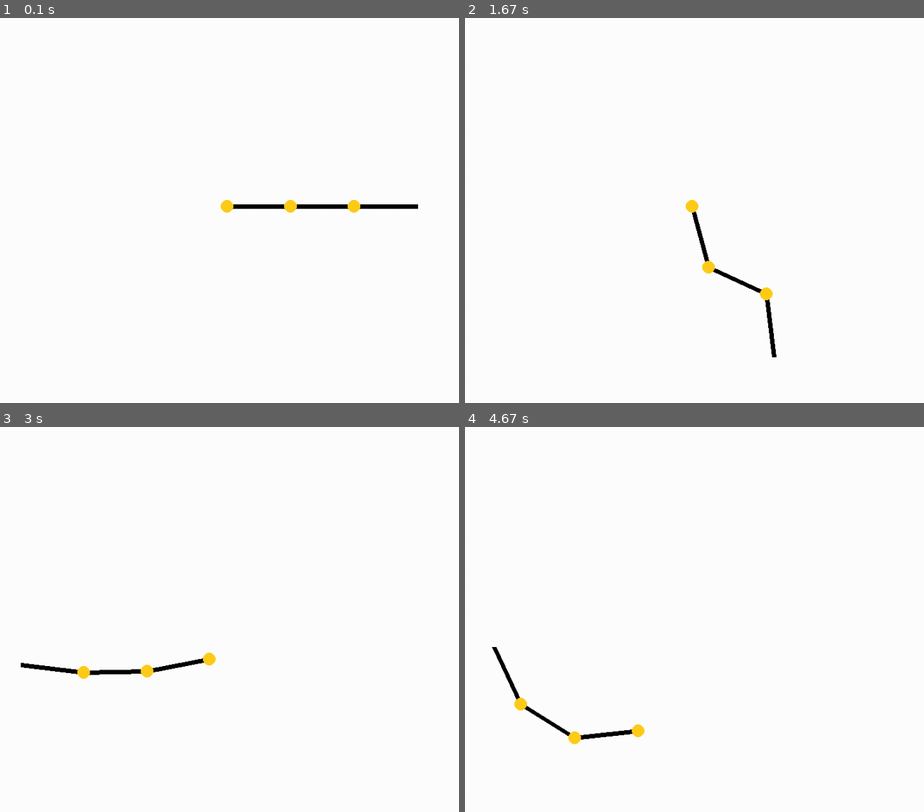
Above: before the commit, frames 1-4 (two rows, left to right).
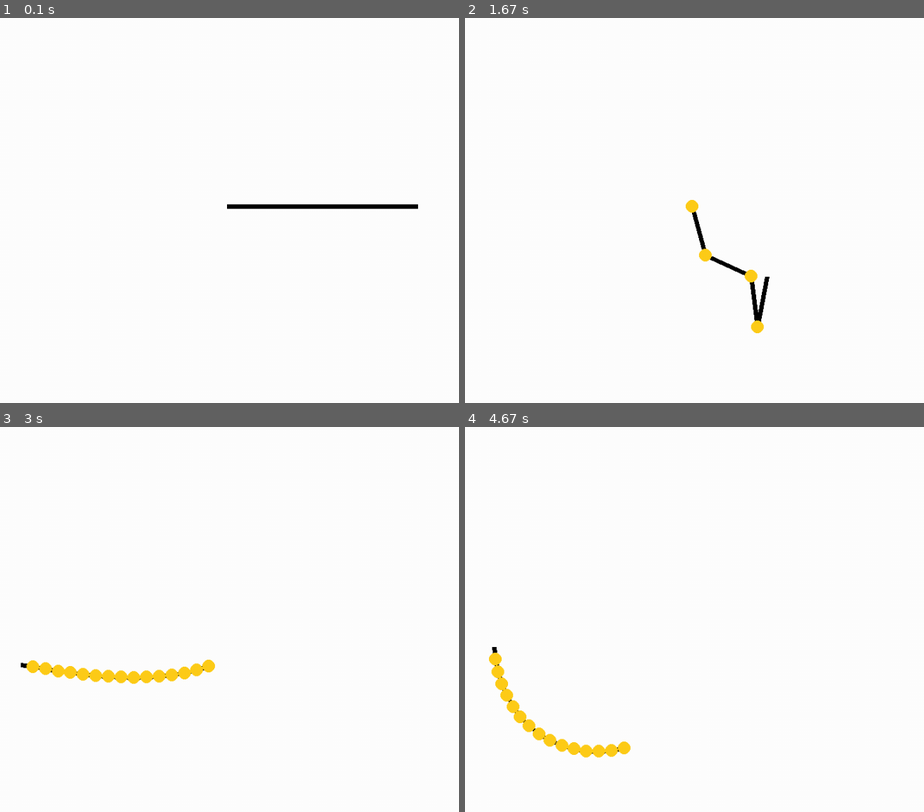
Above: after the commit, the same moments.

Repository: Josephbakulikira/Kinematics-FK-IK-pygame
Game: pygame game, started from main.py
Same seed, same stepped clock (60 frames per second), same inputs: the game is played once before the commit and once after it.
Inputs (mouse positions are in pixels of both pictures, inside the frame that each line leads up to):
- Up to frame 1 (0.1 s): no input
- Up to frame 2 (1.67 s): hold Q 0.33-0.8 s; move the mouse to (666, 229) at 0.37 s; tap E at 0.83, 1.23, 1.53 s; move the mouse to (703, 37) at 1.2 s
- Up to frame 3 (3 s): move the mouse to (234, 669) at 1.7 s; tap E at 1.73 s; click (137, 511) at 2.05 s; click (449, 750) at 2.38 s; click (18, 665) at 2.72 s
- Up to frame 4 (4.67 s): click (506, 515) at 3.05 s; click (543, 704) at 3.38 s; click (919, 731) at 3.72 s; click (497, 804) at 4.05 s; click (492, 646) at 4.38 s

The runs differ from the first frame. In frame 1, 0.2% of the frame differs, in the area x 48-79%, y 47-51%; in frame 2, 1.0%; in frame 3, 1.3%; in frame 4, 1.7%, in the area x 5-40%, y 57-86%.

Commit message:
refactoring

Diff:
--- a/Arm.py
+++ b/Arm.py
@@ -37,6 +37,7 @@
         if self.parent != None:
             self.parent.drag(self.position)
 
-    def Show(self, screen):
+    def Show(self, screen, ShowCircle):
         pygame.draw.line(screen, self.color, self.position, self.getPosition(), self.ArmStroke)
-        pygame.draw.circle(screen, (255, 205, 25), self.position, 10)
+        if ShowCircle:
+            pygame.draw.circle(screen, (255, 205, 25), self.position, 10)
--- a/kinematic.py
+++ b/kinematic.py
@@ -41,9 +41,9 @@
     def RotateArm(self, index, angle):
         self.arms[index].angle = angle
 
-    def Show(self, screen):
+    def Show(self, screen, ShowCircle):
         for i, arm in enumerate(self.arms):
-            arm.Show(screen)
+            arm.Show(screen, ShowCircle)
 
 class InverseKinematic:
     def __init__(self, position, arms=[], lastArm=None):
@@ -64,6 +64,6 @@
     def Drag(self, target):
         self.lastArm.drag(target)
 
-    def Show(self, screen):
+    def Show(self, screen, ShowCircle):
         for arm in self.arms:
-            arm.Show(screen)
+            arm.Show(screen, ShowCircle)
--- a/main.py
+++ b/main.py
@@ -3,6 +3,7 @@
 from constants import *
 from kinematic import ForwardKinematic, InverseKinematic, Kinematic
 from Arm import Arm
+import random
 
 screen = pygame.display.set_mode(SIZE)
 clock = pygame.time.Clock()
@@ -11,18 +12,18 @@
 angle = 0
 
 K = Kinematic(ForwardKinematic([Width//2, Height//2]), InverseKinematic([Width//2, Height//2]))
-K.AppendArm(100)
-K.AppendArm(100)
-K.AppendArm(100)
+n = 15
+for i in range(n):
+    K.IK.Append(20)
+for i in range(4):
+    K.FK.Append(80)
 
-
-K.FK.RotateArm(0, 1.3)
-K.FK.RotateArm(1, -1.5)
-K.FK.RotateArm(2, 0.98)
+for i in range(4):
+    K.FK.RotateArm(i, random.uniform(-2, 2))
 
 
 toggleMode = 0
-
+ShowCircle = False
 moveMouse = True
 run = True
 while run:
@@ -40,7 +41,8 @@
                 moveMouse = not moveMouse
             if event.key == pygame.K_e:
                 toggleMode = (toggleMode + 1) % 2
-
+            if event.key == pygame.K_q:
+                ShowCircle = not ShowCircle
         if event.type == pygame.MOUSEMOTION:
             if moveMouse == True:
                 mousePosition = pygame.mouse.get_pos()
@@ -48,16 +50,17 @@
                     K.IK.Drag(mousePosition)
 
     if toggleMode == 1:
-        K.FK.RotateArm(0, math.sin(angle) * 1.3)
+        K.FK.RotateArm(0, math.sin(angle ) * 1.3  )
         K.FK.RotateArm(1, math.sin(angle * 1.2) * -0.9)
         K.FK.RotateArm(2, math.sin(angle * 0.73) * 1.12)
+        K.FK.RotateArm(3, math.sin(angle * 0.23) * -8.12)
 
         angle += 0.05
 
         K.FK.update()
-        K.FK.Show(screen)
+        K.FK.Show(screen, ShowCircle)
     else:
-        K.IK.Show(screen)
+        K.IK.Show(screen, ShowCircle)
     pygame.display.flip()
 
 
